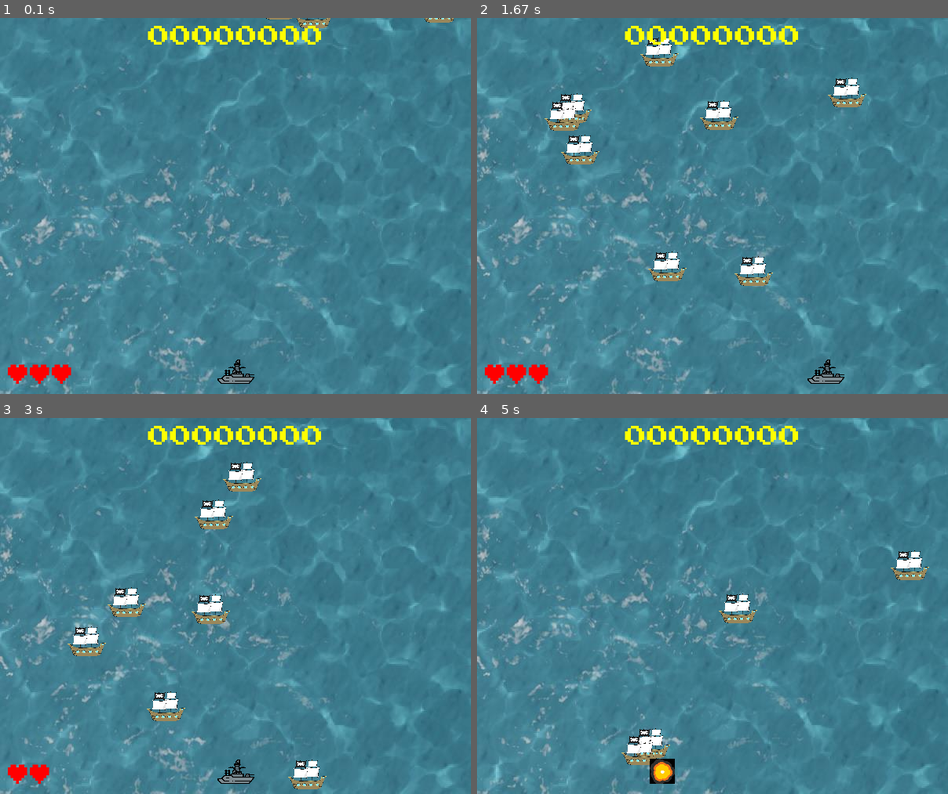
Above: before the commit, frames 1-4 (two rows, left to right).
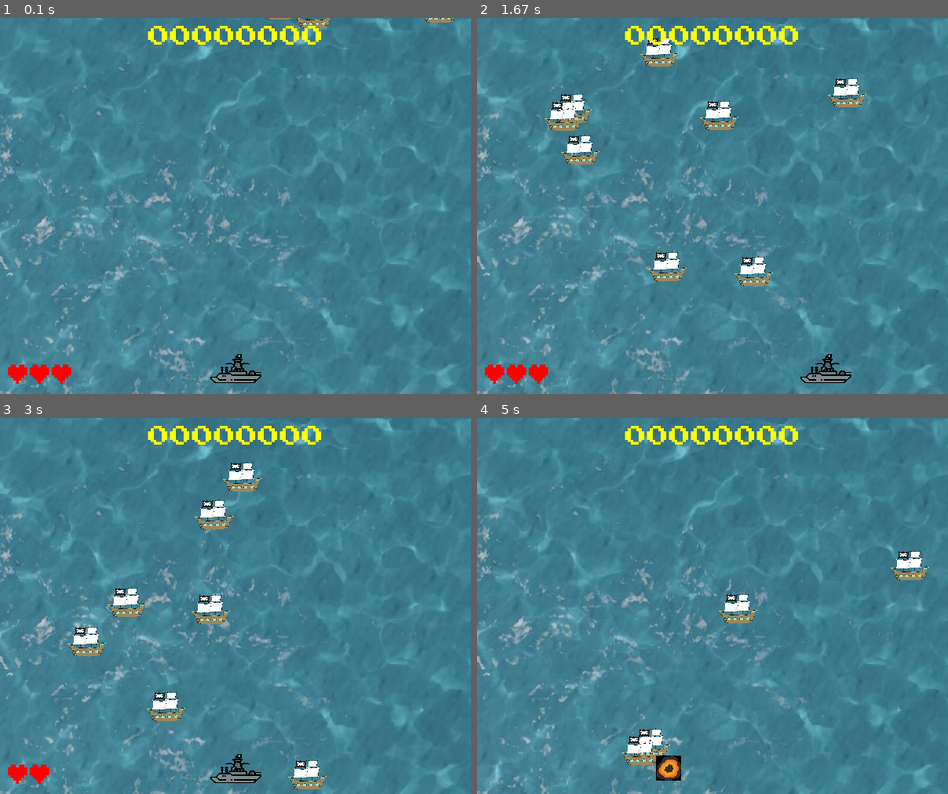
Above: after the commit, the same moments.

Repository: EnzoScheden/Pygame-Projeto-Final
Game: pygame game, started from PFPYGAME.py
Two runs of this game, one before a commit and one after it. Both use one fixed random seed, a clock stepped at 60 frames per second and the inputs below.
Inputs:
- Up to frame 1 (0.1 s): no input
- Up to frame 2 (1.67 s): hold Right 0.33-0.8 s; hold Right 0.83-1.3 s; hold Left from 1.33 s (still down)
- Up to frame 3 (3 s): release Left at 1.87 s; hold Left 1.9-2.3 s; hold Right 2.33-2.97 s
- Up to frame 4 (5 s): hold Left 3-3.47 s; hold Left from 4.5 s (still down)

The runs differ from the first frame. In frame 1, 0.3% of the frame differs, in the area x 44-56%, y 89-98%; in frame 2, 0.3%; in frame 3, 0.3%; in frame 4, 0.5%, in the area x 36-44%, y 89-98%.

Commit message:
tamanho do barco

Diff:
--- a/PFPYGAME.py
+++ b/PFPYGAME.py
@@ -18,9 +18,9 @@
 
 altura_barquinhos = 38
 
-navio_largura = 50
-
-navio_altura = 38
+navio_largura = 70
+
+navio_altura = 46
 
 
 
